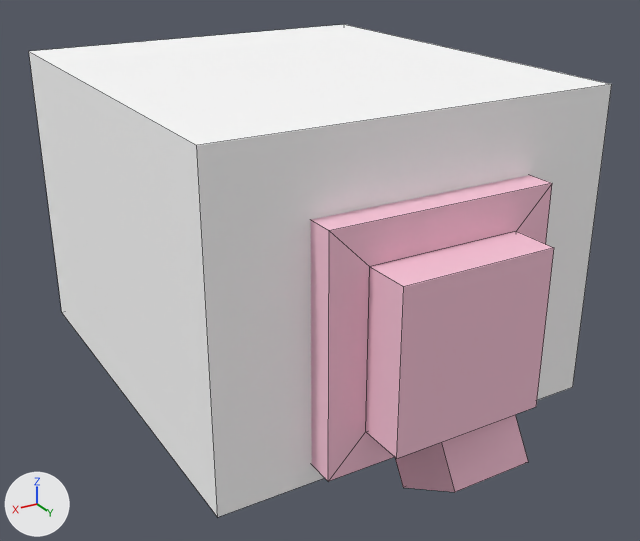
The FBX model LD42/Assets/Models/sheep.FBX as it was, and as the next commit left it.
Camera for both pictures: a 50 mm lens placed at (0.487, 0.834, 0.608), pointed at (-0.002, 0.018, 0.2). The axes (+X, +Y, +Z) are drawn at lower left. The lights are the same throughout. Mesh edges are drawn as thin lines. Where no turn or scale is listed for an object, it has been applied to the vertices.

Names of what the first picture shows: 'Body', 'Leg_FL', 'Wool'.
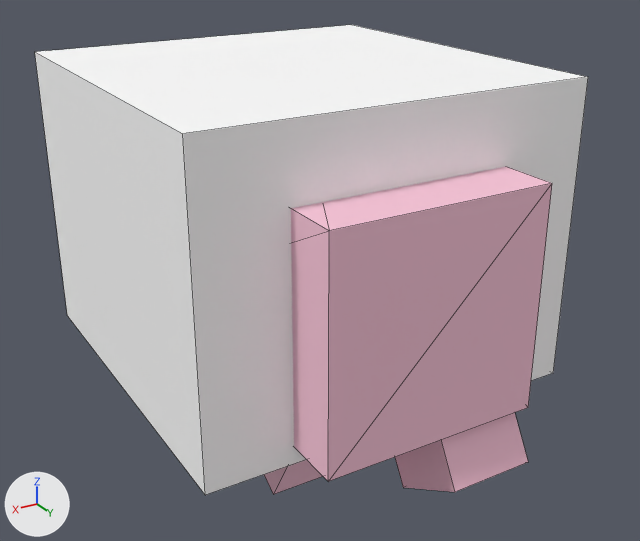
What differs and where, as boxes [x1, y1, x2, y2] in the pictures (640 x 541 px):
'Wool', mesh rescaled, moved
    before: [29, 24, 612, 517]
    after: [35, 25, 588, 495]
'Body', reshaped (7% wider)
    before: [311, 175, 554, 481]
    after: [291, 167, 552, 481]

What the commit changed:
me_mesh_001 has 8 vertices, 6 faces and spans x -0.225..0.225, y -0.25..0.25, z 0.0..0.35.
me_mesh_001 is used by ob_wool; location (0.003, -0.031, 0.079).
me_mesh_001 part 2: the whole mesh is scaled about its middle by (1, 0.9, 1).
me_mesh is used by ob_body; location (0.003, 0.0, 0.1).
me_mesh had 16 vertices, 14 faces and spanned x -0.125..0.125, y -0.25..0.3, z 0.0..0.25.
me_mesh now has 8 vertices, 12 faces and spans x -0.125..0.125, y -0.25..0.25, z 0.0..0.25.
Part 1, on me_mesh:
8 vertices are removed from x -0.084..0.084, y 0.25..0.3, z 0.041..0.209.
14 faces are deleted.
12 new faces join them.
Object 'Wool' (ob_wool) moves from (0.003, -0.031, 0.079) to (0.0, -0.04, 0.08).
